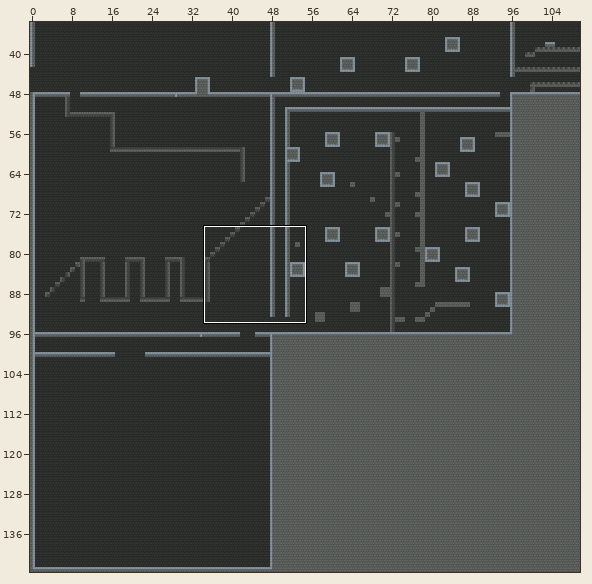
Tiled map: core/assets/maps/map.tmx. Above: a wide view before the commit, with the close-up outlined.
Close-up. Old version:
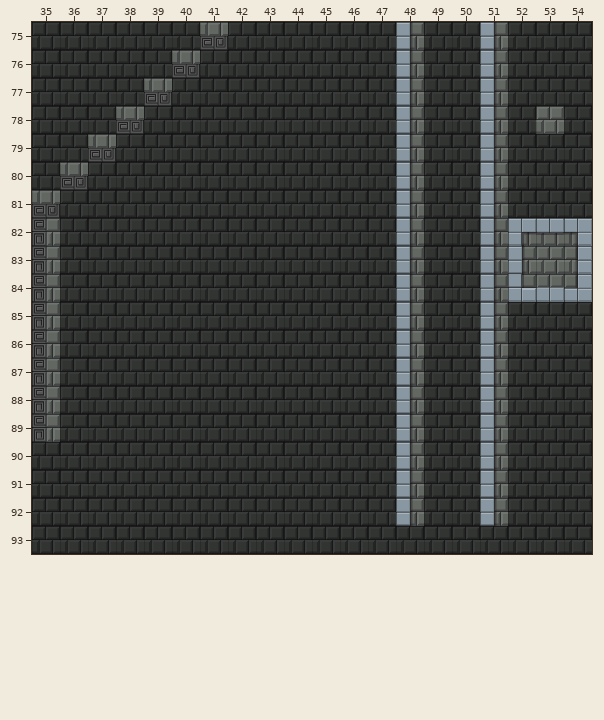
Cells are 48x48 px. Shown: x 35..54, y 75..93. The commit also changed other parts of the map, which this record leaves out.
Now the later version:
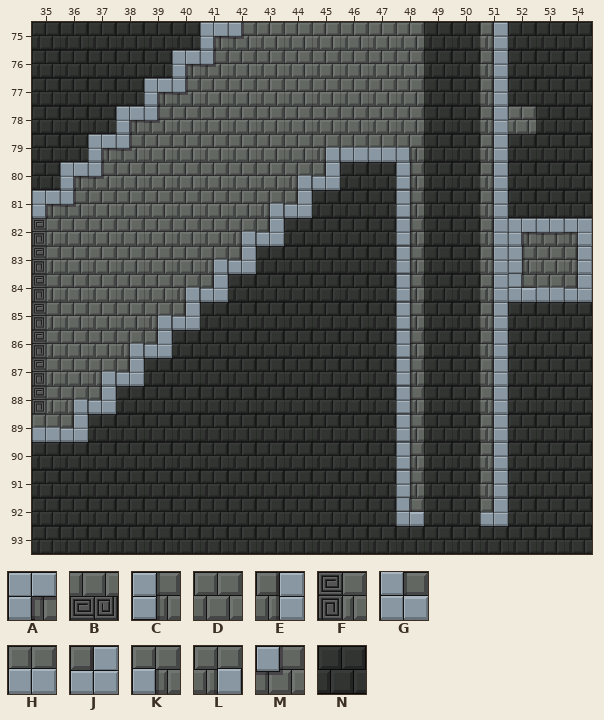
Key: from "TileSheet": A 0, B 3, C 5, D 6, E 7, F 8, G 10, H 11, J 12, K 16, L 18, M 19, N 21.
_ is an empty cell, . an unchanged one.
Diff:
--- layer "Tile Layer 1"
@@ x 35..53 @@
-75 ......BNNNNNNC..C..
-76 .....BNNNNNNNC..C..
-77 ....BNNNNNNNNC..C..
-78 ...BNNNNNNNNNC..CND
-79 ..BNNNNNNNNNNC..C..
-80 .BNNNNNNNNN.....C..
-81 BNNNNNNNNN......C..
-82 .NNNNNNNN.......C..
-83 .NNNNNNN........C..
-84 .NNNNNN.........C..
-85 .NNNNN..........C..
-86 .NNNN...........C..
-87 .NNN............C..
-88 .NN.............C..
-89 FN..............C..
-90 ................C..
-91 ................C..
-92 .............C..C..
+75 ......AMDDDDDD..E..
+76 .....AMDDDDDDD..E..
+77 ....AMDDDDDDDD..E..
+78 ...AMDDDDDDDDD..EDN
+79 ..AMDDDDDDLHHK..E..
+80 .AMDDDDDDLJ.....E..
+81 AMDDDDDDLJ......E..
+82 .DDDDDDLJ.......E..
+83 .DDDDDLJ........E..
+84 .DDDDLJ.........E..
+85 .DDDLJ..........E..
+86 .DDLJ...........E..
+87 .DLJ............E..
+88 .LJ.............E..
+89 HJ..............E..
+90 ................E..
+91 ................E..
+92 .............G..J..
Where, in picture pixels (left, top, right, bottom), the same in both close-ups:
changed: (32, 22, 413, 442)
changed: (480, 22, 564, 526)
changed: (396, 498, 424, 526)
